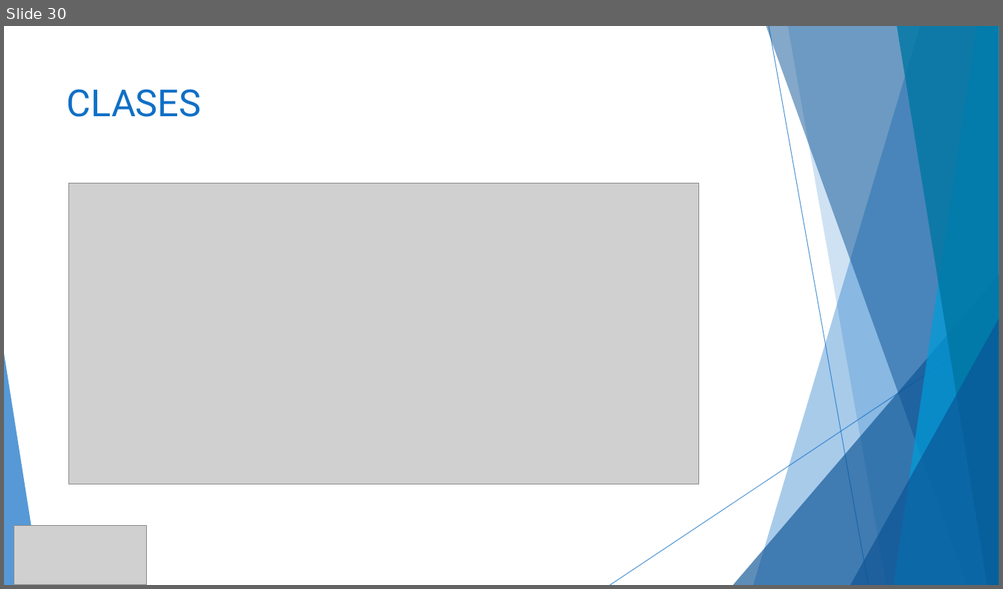
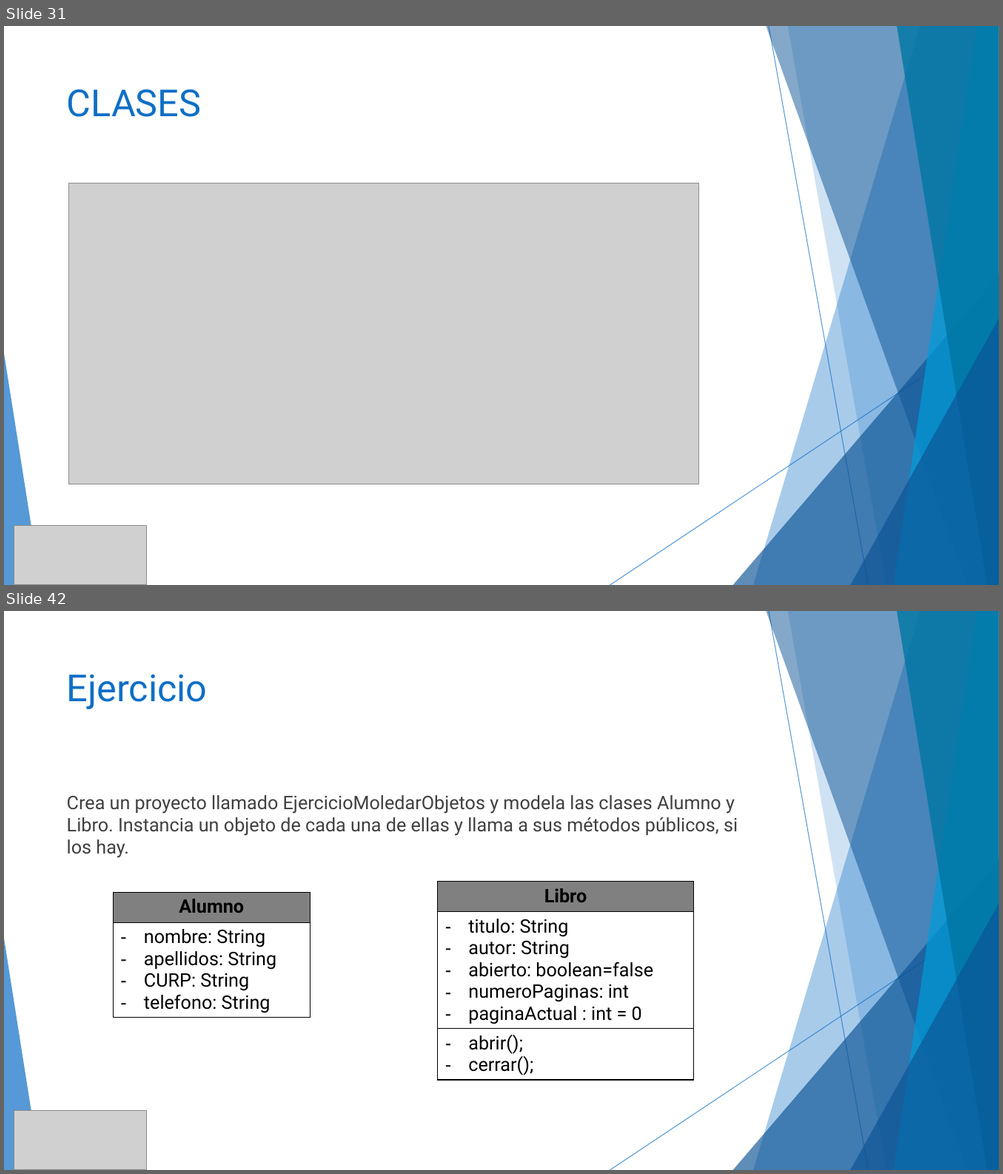
Before and after one commit to MChuil/Java, a slide deck: JAVA.pptx. Shown one above the other, each under a label of ours: slide 30 before the commit, slides 31 and 42 after it; the slides between them are not shown. The pictures are 1003x589 and 1003x1174 pixels, drawn with LibreOffice and Linux fonts; fonts in the diff are those of the drawing; grey boxes stand for pictures. Boxes give left, top, right and bottom in pixels: in the first picture for what was removed or moved away, otherwise in the second. Text is boxed around its words. In the diff, an @@ line names an element or a change of style, - is before the commit and + after.

Commit message:
POO
Inroducion a programación orientada a objetos

```diff
--- a/JAVA.pptx
+++ b/JAVA.pptx
@@ slide 42 added at [4,611,999,1170], background #FFFFFF; not listed: 10 template elements that a slide beside it also shows @@
@@ title added at [67,674,208,709], 36 pt, text #0F6FC6 @@
+Ejercicio
@@ text added at [67,795,737,858], 18 pt, text #404040 @@
+Crea un proyecto llamado EjercicioMoledarObjetos y modela las clases Alumno y Libro. Instancia un objeto de cada una de ellas y llama a sus métodos públicos, si los hay.
@@ table added at [113,892,310,1020], 2 rows, 1 columns @@
+Alumno
+nombre: String / apellidos: String / CURP: String / telefono: String
@@ table added at [438,882,694,1084], 3 rows, 1 columns @@
+Libro
+titulo: String / autor: String / abierto: boolean=false / numeroPaginas: int / paginaActual : int = 0
+abrir(); / cerrar();
@@ picture added at [14,1111,147,1170] @@
@@ what was slide 30 is now slide 31 @@
```
Also in this commit, not shown: 2 slides changed, 14 other slides added, 17 other files.
